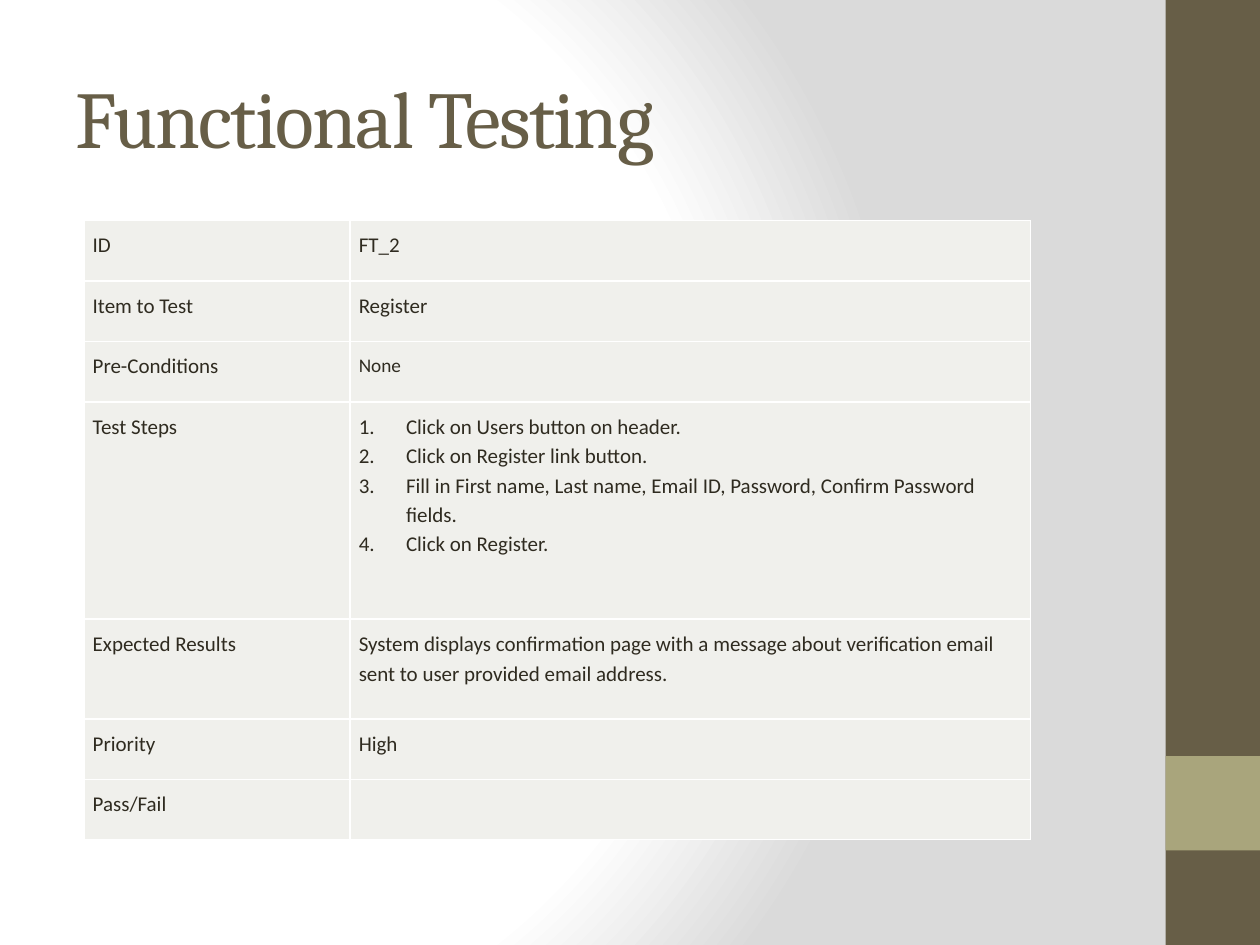
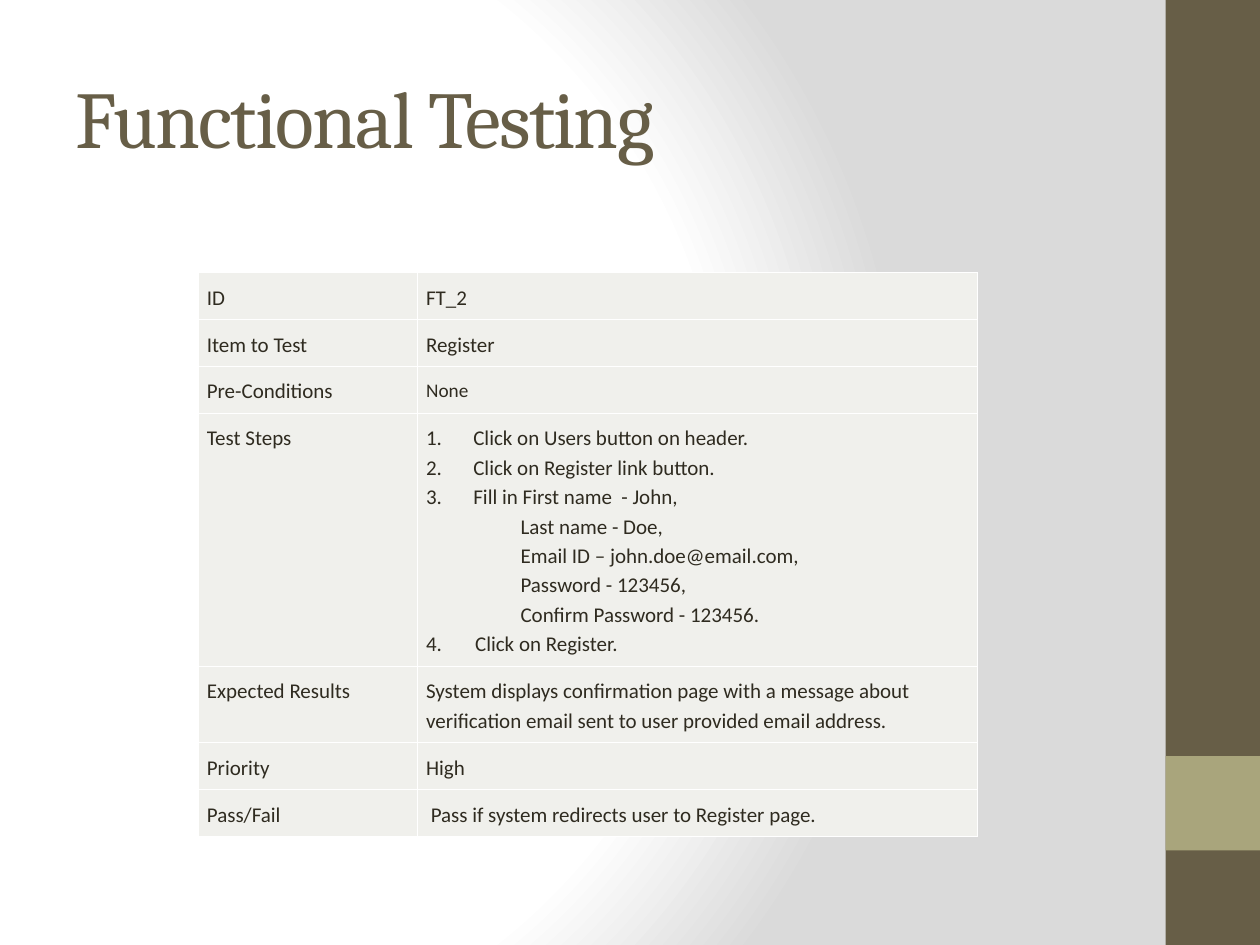
Before and after one commit to WesleyTrescott/MVC-Capstone, a slide deck: slide 5 of Test plan/Computech Corporation - Test Plan.pptx. Drawn at 1260x945 pixels with LibreOffice and Linux fonts; fonts in the diff are those of the drawing. Boxes give left, top, right and bottom in pixels: in the first picture for what was removed or moved away, otherwise in the second. Text is boxed around its words. In the diff, an @@ line names an element or a change of style, - is before the commit and + after.

Commit message:
Updated test plan
modified compatibility/functional/unit testing sections in both document
and powerpoint

```diff
--- a/Test plan/Computech Corporation - Test Plan.pptx
+++ b/Test plan/Computech Corporation - Test Plan.pptx
@@ table at (198,272,978,830) @@
-row 4, column 2: Click on Users button on header. / Click on Register link button. / Fill in First name, Last name, Email ID, Password, Confirm Password fields. / Click on Register.
+row 4, column 2: Click on Users button on header. / Click on Register link button. / Fill in First name - John, / Last name - Doe, / Email ID – john.doe@email.com, / Password - 123456, / Confirm Password - 123456. / 4. Click on Register.
-row 7, column 2: 
+row 7, column 2: Pass if system redirects user to Register page.
@@ table: place and size @@
-table at (84,220,1031,840)
+table at (198,272,978,830)
```
Also in this commit, not shown: 8 other slides changed, 3 slides added, 1 other file.
